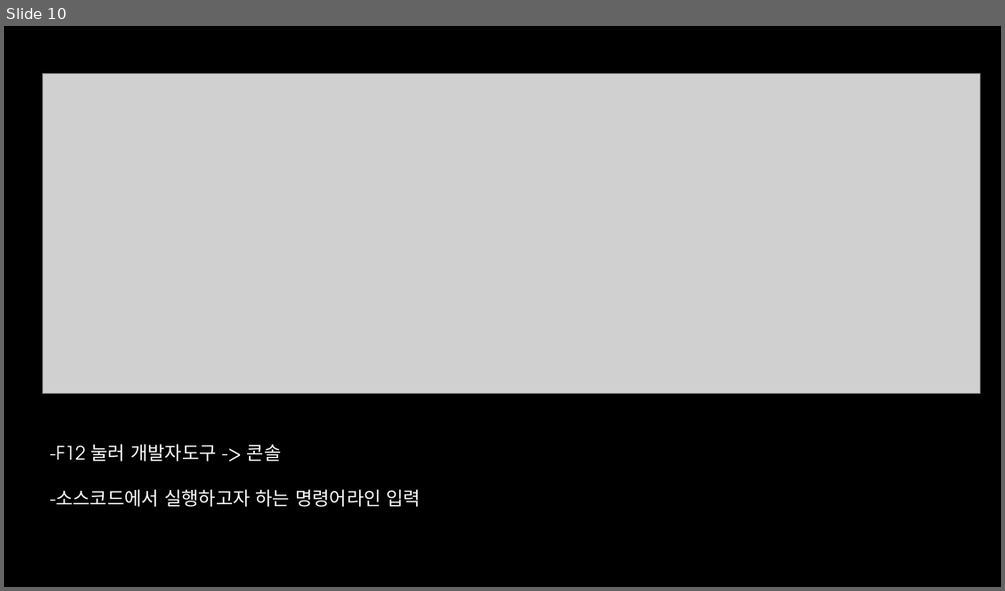
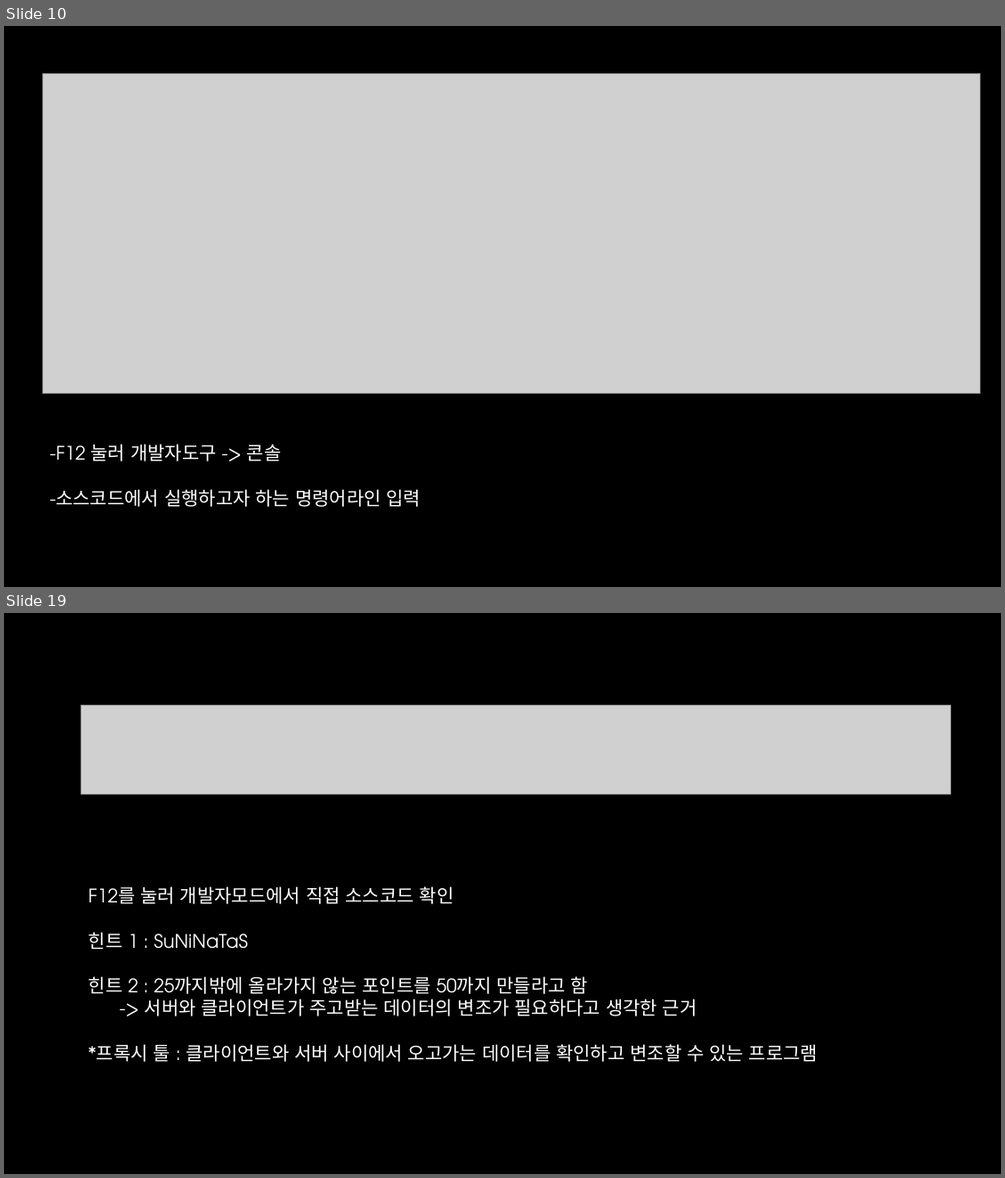
Before and after one commit to TAEKnical/Presentation-material-, a slide deck: 모두의보안 suninatas web.pptx. Shown one above the other, each under a label of ours: slide 10 before the commit, slides 10 and 19 after it; the slides between them are not shown. The pictures are 1005x591 and 1005x1178 pixels, drawn with LibreOffice and Linux fonts; fonts in the diff are those of the drawing; grey boxes stand for pictures; background and template pictures are left out. Boxes give left, top, right and bottom in pixels: in the first picture for what was removed or moved away, otherwise in the second. Text is boxed around its words. In the diff, an @@ line names an element or a change of style, - is before the commit and + after.

```diff
--- a/모두의보안 suninatas web.pptx
+++ b/모두의보안 suninatas web.pptx
@@ slide 19 added at [4, 613, 1001, 1174], background picture (left out) @@
@@ picture added at [81, 705, 951, 794] @@
@@ text added at [89, 886, 817, 1062], 18 pt, text #FFFFFF @@
+F12를 눌러 개발자모드에서 직접 소스코드 확인
+힌트 1 : SuNiNaTaS
+힌트 2 : 25까지밖에 올라가지 않는 포인트를 50까지 만들라고 함
+-> 서버와 클라이언트가 주고받는 데이터의 변조가 필요하다고 생각한 근거
+*프록시 툴 : 클라이언트와 서버 사이에서 오고가는 데이터를 확인하고 변조할 수 있는 프로그램
```
Also in this commit, not shown: 17 other slides added.
